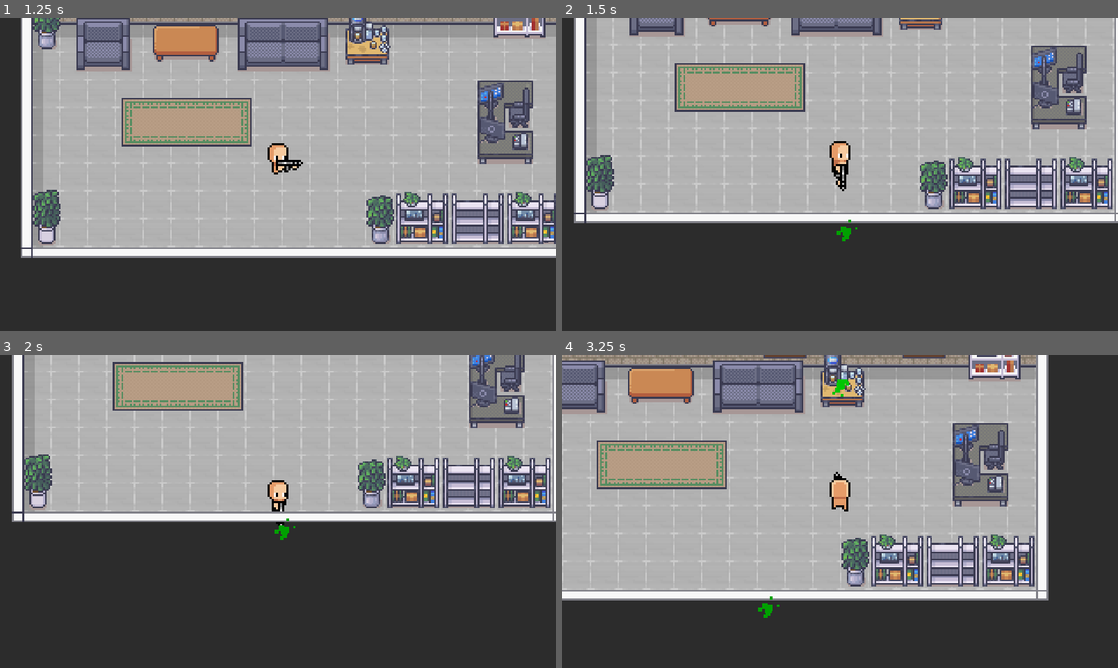
Above: before the commit, frames 1-4 (two rows, left to right).
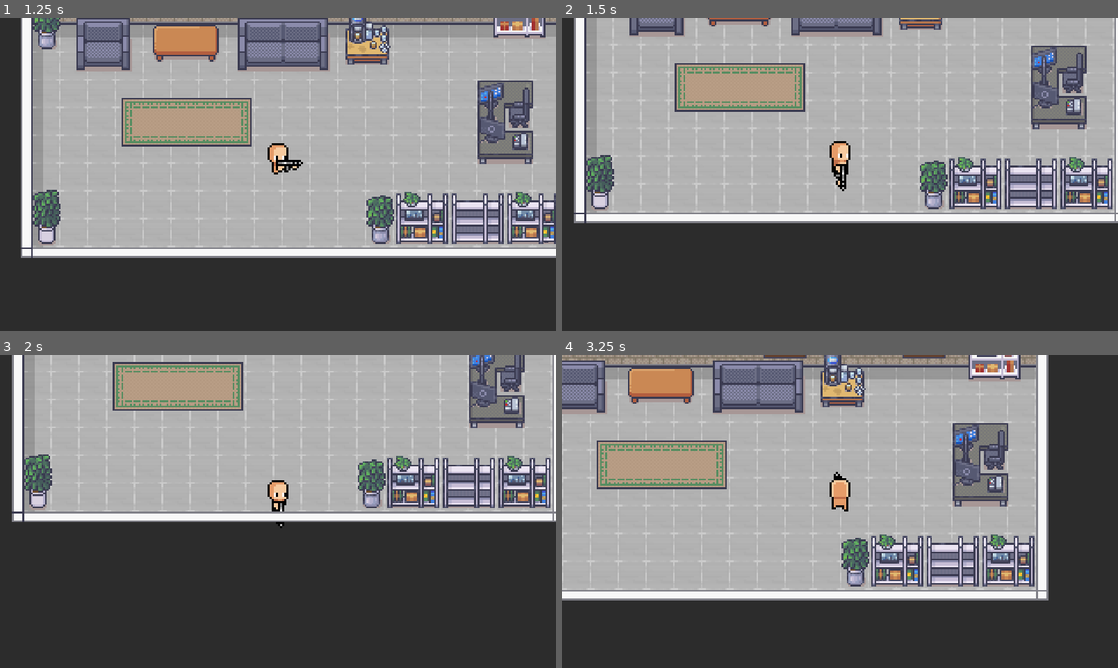
Above: after the commit, the same moments.

Repository: robcmills/godot-paintball
Game: Godot game, scene res://scenes/main.tscn
Same seed, same stepped clock (60 frames per second), same inputs: the game is played once before the commit and once after it.
Inputs:
- Up to frame 1 (1.25 s): tap Enter at 0.5 s; hold Right (move_right) from 0.53 s (still down); tap Shift (run) at 0.6 s
- Up to frame 2 (1.5 s): release Right (move_right) at 1.28 s; hold Down (move_down) from 1.28 s (still down); tap Space (shoot) at 1.35 s
- Up to frame 3 (2 s): keep holding Down (move_down)
- Up to frame 4 (3.25 s): release Down (move_down) at 2.03 s; hold Right (move_right) 2.03-2.78 s; tap Shift (run) at 2.1 s; hold Up (move_up) from 2.78 s (still down); tap Space (shoot) at 2.85 s

Frame 1 is identical in both runs. In frame 2, less than 0.1% of the frame differs, in the area x 49-54%, y 64-72%; in frame 3, less than 0.1%; in frame 4, 0.2%, in the area x 35-52%, y 7-84%.

Commit message:
Solve splat z-index issue

Diff:
--- a/scenes/office.tscn
+++ b/scenes/office.tscn
@@ -6,6 +6,7 @@
 [ext_resource type="Texture2D" uid="uid://btqyd16vtuesr" path="res://assets/splat1.png" id="3_vwelj"]
 [ext_resource type="Shader" path="res://shaders/office.gdshader" id="4_oud5r"]
 [ext_resource type="Script" path="res://scripts/splats.gd" id="6_mfcn0"]
+[ext_resource type="Script" path="res://scripts/splat_area.gd" id="7_kk3oa"]
 
 [sub_resource type="TileSetAtlasSource" id="TileSetAtlasSource_whrhi"]
 texture = ExtResource("1_1we10")
@@ -274,6 +275,12 @@
 physics_layer_0/collision_layer = 1
 sources/0 = SubResource("TileSetAtlasSource_whrhi")
 
+[sub_resource type="RectangleShape2D" id="RectangleShape2D_vhixy"]
+size = Vector2(25, 22)
+
+[sub_resource type="RectangleShape2D" id="RectangleShape2D_uykq6"]
+size = Vector2(10, 29)
+
 [sub_resource type="ShaderMaterial" id="ShaderMaterial_3dvn7"]
 resource_local_to_scene = true
 shader = ExtResource("4_oud5r")
@@ -328,8 +335,28 @@
 
 [node name="Furniture" type="TileMapLayer" parent="."]
 y_sort_enabled = true
-tile_map_data = PackedByteArray("AAAGAAIAAQAGAAYAAAAHAAIAAQA …(192 unchanged characters)… BACgAABASAAQAAgAAACgAABANAAIAAgAKACYAAAABAAkAAAASABAAAAASAAgAAgAHAAwAAAAQAAgAAgAHAA8AAAAOAAgAAgAHAAwAAAANAAgAAgAGAAcAAAADAAIAAAAIABUAAAA=")
+tile_map_data = PackedByteArray("AAAGAAIAAQAGAAYAAAAHAAIAAQA …(192 unchanged characters)… BACgAABASAAQAAgAAACgAABANAAIAAgAKACYAAAASAAgAAgAHAAwAAAAQAAgAAgAHAA8AAAAOAAgAAgAHAAwAAAANAAgAAgAGAAcAAAADAAIAAAAIABUAAAABAAkAAAASABAAAAA=")
 tile_set = ExtResource("2_yofxd")
+
+[node name="LoveSeatSplatArea" type="Node2D" parent="Furniture"]
+position = Vector2(57, 44)
+script = ExtResource("7_kk3oa")
+
+[node name="Area2D" type="Area2D" parent="Furniture/LoveSeatSplatArea"]
+
+[node name="CollisionShape2D" type="CollisionShape2D" parent="Furniture/LoveSeatSplatArea/Area2D"]
+position = Vector2(-0.5, -1)
+shape = SubResource("RectangleShape2D_vhixy")
+
+[node name="SWPlantSplatArea" type="Node2D" parent="Furniture"]
+position = Vector2(24, 158)
+script = ExtResource("7_kk3oa")
+
+[node name="Area2D" type="Area2D" parent="Furniture/SWPlantSplatArea"]
+
+[node name="CollisionShape2D" type="CollisionShape2D" parent="Furniture/SWPlantSplatArea/Area2D"]
+position = Vector2(0, -14.5)
+shape = SubResource("RectangleShape2D_uykq6")
 
 [node name="Chairs" type="TileMapLayer" parent="."]
 z_index = 1
@@ -353,6 +380,7 @@
 texture = ExtResource("3_vwelj")
 
 [node name="Splats" type="Node2D" parent="."]
+visible = false
 z_index = 10
 script = ExtResource("6_mfcn0")
 
--- /dev/null
+++ b/scenes/splat_area.tscn
@@ -0,0 +1,6 @@
+[gd_scene load_steps=2 format=3 uid="uid://eekpfxfyobcp"]
+
+[ext_resource type="Script" path="res://scripts/splat_area.gd" id="1_1j1vq"]
+
+[node name="SplatArea" type="Node2D"]
+script = ExtResource("1_1j1vq")
--- /dev/null
+++ b/scripts/splat_area.gd
@@ -0,0 +1,76 @@
+class_name SplatArea
+extends Node2D
+
+var splats := []
+
+func _ready() -> void:
+	for area in get_children():
+		if area.get_class() == "Area2D":
+			area.collision_layer = 2
+			area.collision_mask = 2
+			area.connect("area_entered", _on_area_entered)
+
+func _on_area_entered(area: Area2D) -> void:
+	if area.owner is Paintball:
+		splats.push_back([area.global_position - global_position, area.owner.direction])
+		area.owner.queue_free()
+		queue_redraw()
+
+func _draw() -> void:
+	for i in range(0, splats.size()):
+		var splat = splats[i]
+		draw_splat(i, splat[0], splat[1])
+
+# The angle in euler degrees in which to draw splat
+const SPLAT_SPREAD := 90
+# The distance from center splat to furthest
+const SPLAT_LENGTH := 8
+# The total number of splats to draw
+const SPLAT_DENSITY := 8
+# The radius of the largest center splat
+const SPLAT_MAX_SIZE := 4.0
+# The radius of the smallest furthest splat
+const SPLAT_MIN_SIZE := 1.0
+# The color of the splat
+const SPLAT_COLOR := Color("green")
+# The amount of randomness to use (higher is more chaotic)
+const SPLAT_RANDOMNESS := 4
+# The amount of color variation to use
+const SPLAT_COLOR_RANDOMNESS := 0.5
+
+var rand = RandomNumberGenerator.new()
+
+func draw_splat(splat_id: int, collision_position: Vector2, splat_direction: Vector2) -> void:
+	rand.seed = splat_id
+
+	var splat_position = collision_position + splat_direction.normalized() * SPLAT_MAX_SIZE
+
+	# Generate a slightly different color for each splat
+	var splat_color = SPLAT_COLOR
+	splat_color.r = clamp(
+		splat_color.r + (rand.randf() * 2.0 - 1.0) * SPLAT_COLOR_RANDOMNESS, 0.0, 1.0
+	)
+	splat_color.g = clamp(
+		splat_color.g + (rand.randf() * 2.0 - 1.0) * SPLAT_COLOR_RANDOMNESS, 0.0, 1.0
+	)
+	splat_color.b = clamp(
+		splat_color.b + (rand.randf() * 2.0 - 1.0) * SPLAT_COLOR_RANDOMNESS, 0.0, 1.0
+	)
+
+	draw_rect(
+		Rect2(splat_position, Vector2(SPLAT_MAX_SIZE, SPLAT_MAX_SIZE)),
+		splat_color
+	)
+
+	for i in range(1, SPLAT_DENSITY):
+		var t = float(i) / float(SPLAT_DENSITY)
+		var size = lerp(SPLAT_MAX_SIZE, SPLAT_MIN_SIZE, t)
+		var distance = t * SPLAT_LENGTH
+		var random_offset = (rand.randf() * 2.0 - 1.0) * SPLAT_SPREAD / 2.0 * SPLAT_RANDOMNESS
+		var angle = splat_direction.angle() + deg_to_rad(random_offset)
+		var offset = Vector2(cos(angle), sin(angle)) * distance
+		var circle_position = splat_position + offset
+		draw_rect(
+			Rect2(circle_position, Vector2(size, size)),
+			splat_color
+		)
Not shown: 1 places in scenes/office.tscn that only renumber resources
